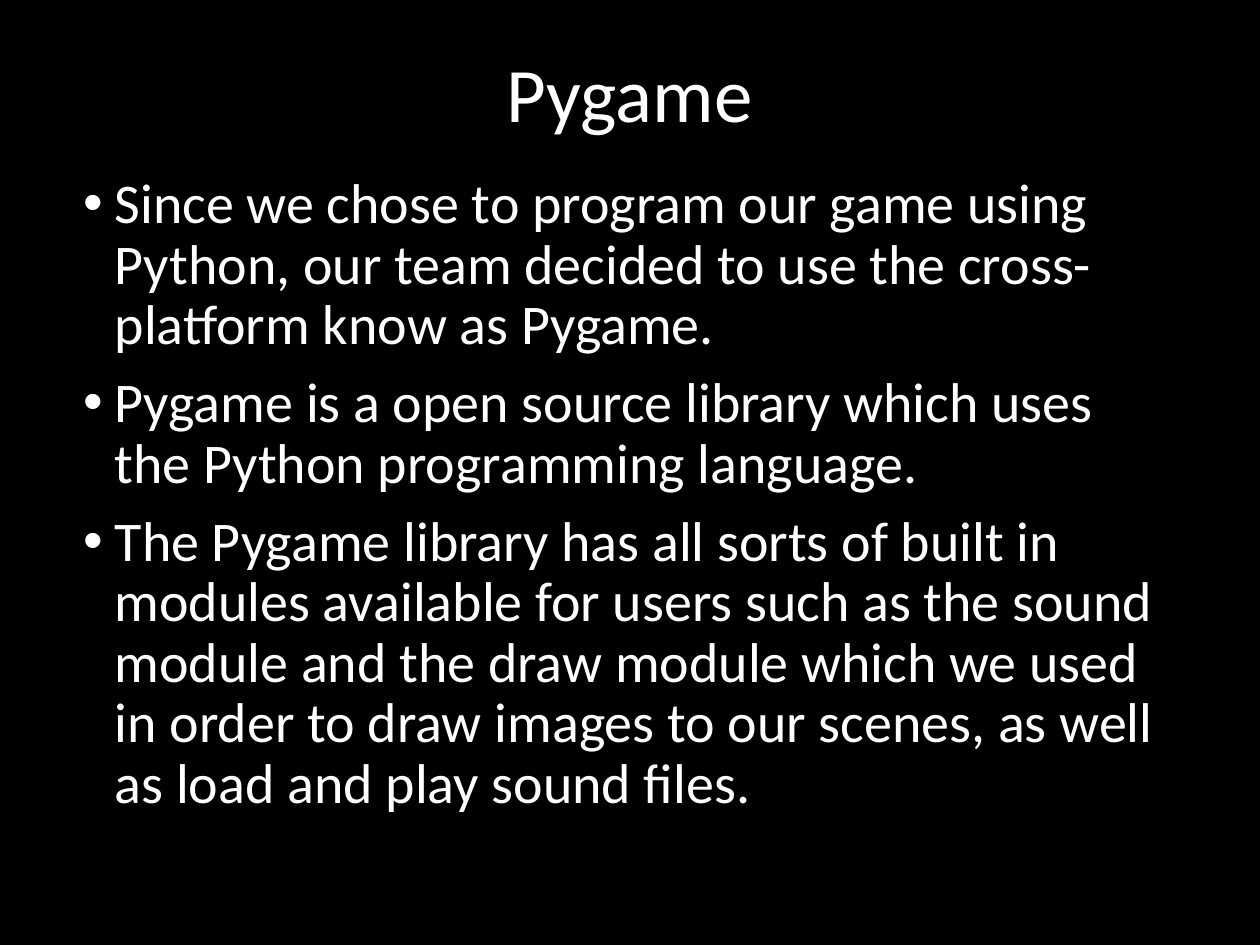
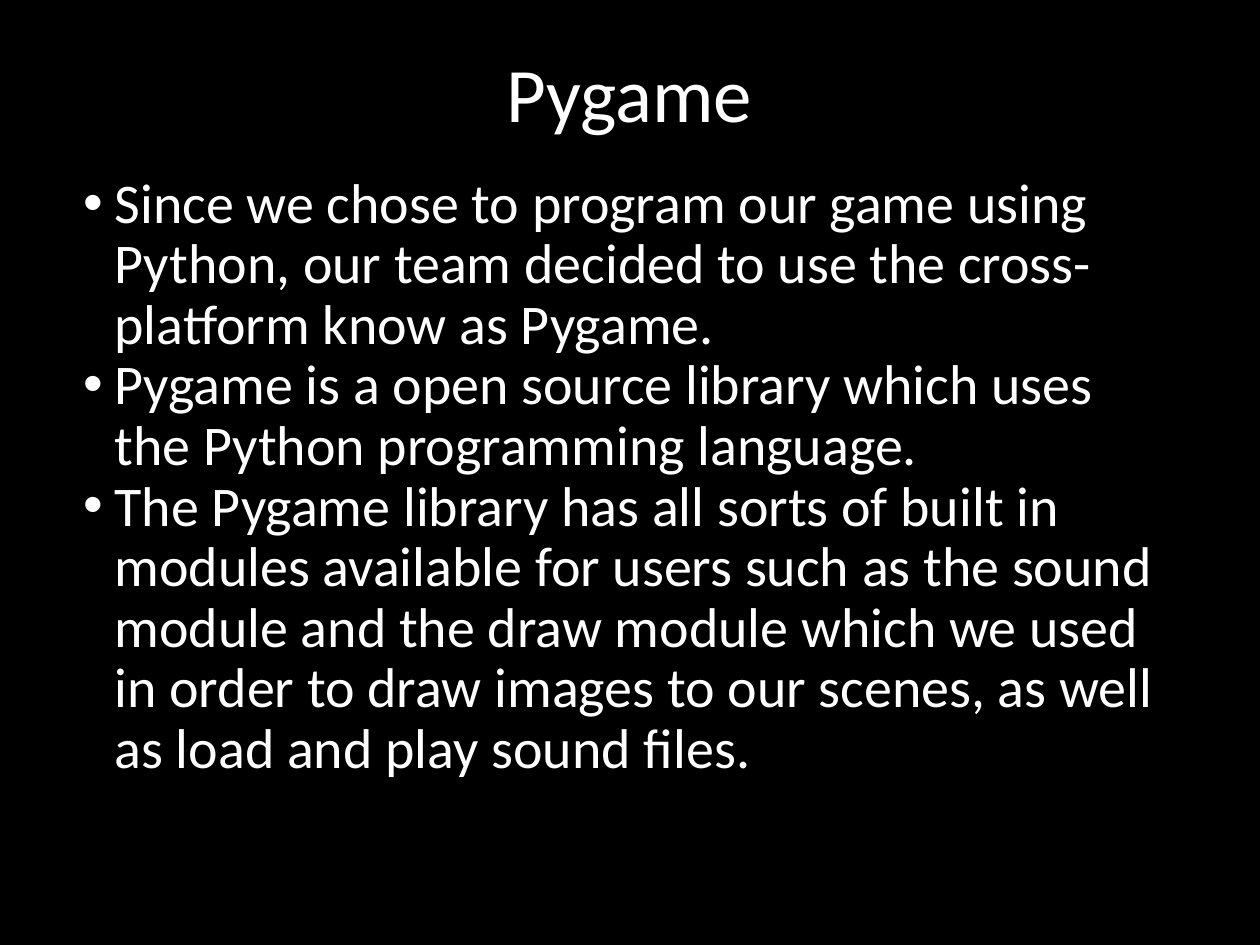
Before and after one commit to terrencepreilly/CPS410, a slide deck: slide 15 of final_presentation/Presentation.pptx. Drawn at 1260x945 pixels with LibreOffice and Linux fonts; fonts in the diff are those of the drawing; background and template pictures are left out. Boxes give left, top, right and bottom in pixels: in the first picture for what was removed or moved away, otherwise in the second. Text is boxed around its words. In the diff, an @@ line names an element or a change of style, - is before the commit and + after.

```diff
--- a/final_presentation/Presentation.pptx
+++ b/final_presentation/Presentation.pptx
@@ text "Since we chose to program ..." at box(115, 184, 1152, 777): less space between paragraphs @@
```
Also in this commit, not shown: 3 other slides changed, 1 slide added.
